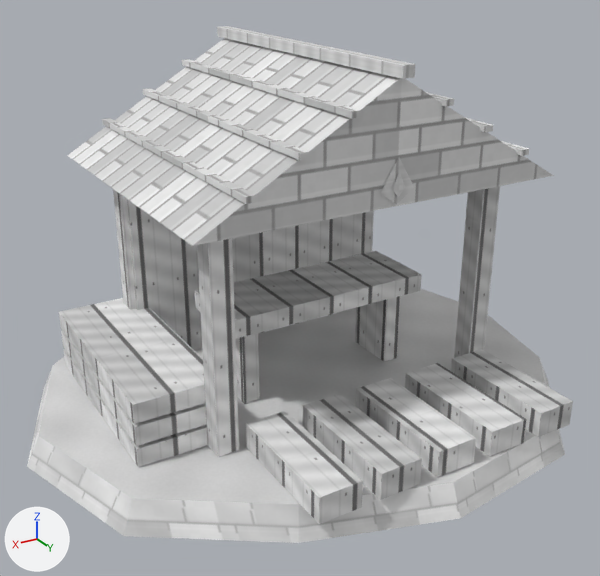
Renders of the OBJ model Unity/Assets/Eldoria/ExperimentalAshenCitadel/Meshes/Ashen_Sawmill.obj from each side of a commit.
Both versions are drawn from a 50 mm camera at (4.84, 8.06, 5.24) aimed at (0.2, 0.33, 1.37). Arrows for +X, +Y and +Z are at lower left; the lights stay in place. The first picture is the older version. Where no turn or scale is listed for an object, it has been applied to the vertices. Vertices at exactly the same position are counted once.

Names of what the first picture shows: 'Ashen_Sawmill'.
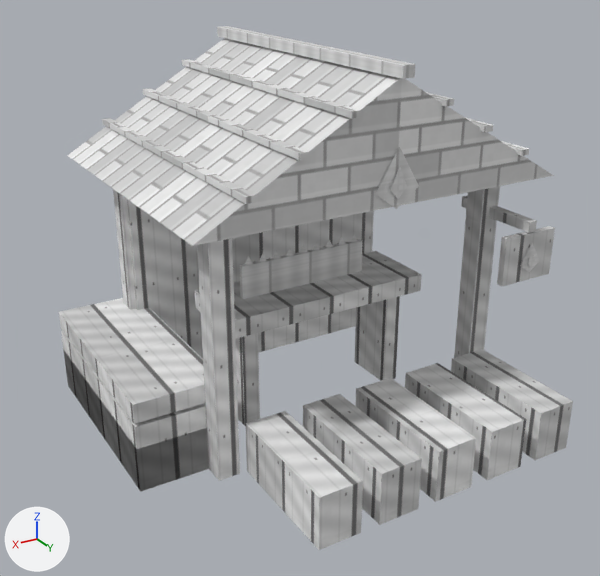
Changed parts and their boxes (x1, y1, x2, y2) in the pictures (600 x 576 px):
'Ashen_Sawmill', reshaped
    before: (27, 26, 573, 543)
    after: (59, 26, 573, 550)
part 1 of me_ashen_sawmill, added
    after: (240, 240, 363, 299)
part 2 of me_ashen_sawmill, added
    after: (461, 196, 537, 233)
part 3 of me_ashen_sawmill, added
    after: (497, 226, 555, 286)
part 4 of me_ashen_sawmill, rebuilt (32% wider, 34% taller)
    before: (381, 158, 414, 204)
    after: (375, 147, 419, 209)
part 5 of me_ashen_sawmill, deleted
    before: (27, 289, 565, 543)
part 6 of me_ashen_sawmill, cut back
    before: (61, 186, 573, 524)
    after: (61, 186, 573, 550)
part 7 of me_ashen_sawmill, added
    after: (520, 243, 540, 272)

The change, as a diff of the scene's bpy script:
```diff
--- a/Unity/Assets/Eldoria/ExperimentalAshenCitadel/Meshes/Ashen_Sawmill.obj.py
+++ b/Unity/Assets/Eldoria/ExperimentalAshenCitadel/Meshes/Ashen_Sawmill.obj.py
@@ mat_iron @@
+mat_iron = principled_material('iron')
+mat_iron.texture = img_ashenmetal_png
+mat_iron.roughness = 0.9
@@ me_ashen_sawmill @@
 # used by ob_ashen_sawmill; location = (0.0, 0.0, 0.0)
 # verts and faces of me_ashen_sawmill; kept vertices keep their numbers, new ones are numbered from 223
-me_ashen_sawmill.from_pydata(...)  # 223 vertices, 168 faces; spans x -3.21..3.48, y -3.0..3.11, z -0.15..4.12
-me_ashen_sawmill.materials.append(mat_basalt)  # picture img_ashenstone_png
+me_ashen_sawmill.from_pydata(...)  # 262 vertices, 190 faces; spans x -2.17..2.6, y -1.92..2.83, z -0.1..4.12
+# me_ashen_sawmill part 1: a new loose piece, a box spanning x -0.725..0.925, y 0.213..0.268, z 1.37..1.77, in mat_iron (picture img_ashenmetal_png)
+# me_ashen_sawmill part 2: a new loose piece, a box spanning x -1.8..-1.7, y 0.9..2.0, z 2.22..2.34, in mat_oak (picture img_ashenwood_png)
+# me_ashen_sawmill part 3: a new loose piece, a box spanning x -2.11..-1.39, y 1.91..1.99, z 1.65..2.2, in mat_wood (picture img_ashenwood_png)
+# me_ashen_sawmill part 4: the loose piece of 4 vertices spanning x -0.2..0.2, y 1.84, z 2.77..3.25 is rebuilt with 4 vertices and now spans x -0.27..0.27, y 1.84, z 2.73..3.35
+# me_ashen_sawmill part 5: the loose piece of 25 vertices spanning x -3.21..3.48, y -3.0..3.11, z -0.15..0.19 is deleted
+# me_ashen_sawmill part 6
+# 8 vertices are removed from x 1.6..2.6, y -1.42..1.12, z 0.2..0.46
+# 10 faces are deleted
+# 40 vertices in x -1.83..1.83, y -1.27..2.83, z 0.2 move by (0.0, 0.0, -0.3)
+# 4 vertices in x -1.75..1.75, y -1.33..-0.98, z 0.18 move by (0.0, 0.0, -0.28)
+# 4 vertices in x -1.1..1.1, y -0.07, z 0.2 move by (0.0, -0.01, -0.3)
+# 16 vertices are added at x -0.65..2.6, y -1.42..1.12, z -0.1..1.77
+# 9 new vertices lie (0.03, 0.05, 0.1) away from vertices in x -0.65..0.79, y 0.19, z 1.77
+# 9 new vertices lie (-0.03, 0.05, -0.1) away from vertices in x -0.62..0.82, y 0.24, z 1.87
+# 6 new vertices lie (0.06, 0.0, -0.1) away from vertices in x -0.62..0.82, y 0.24, z 1.87
+# 27 new faces join them, mat_iron (picture img_ashenmetal_png)
+# 9 new faces join them, mat_oak (picture img_ashenwood_png)
+# me_ashen_sawmill part 7
+verts[263] = (-1.75, 2.02, 2.1)  # pixel (532, 242)
+verts[264] = (-1.6, 2.02, 1.86)  # pixel (520, 265)
+verts[265] = (-1.75, 2.02, 1.75)  # pixel (528, 272)
+verts[266] = (-1.9, 2.02, 1.86)  # pixel (539, 260)
+verts[267] = (-1.75, 2.04, 2.0)  # pixel (532, 252)
+verts[268] = (-1.69, 2.04, 1.88)  # pixel (527, 263)
+verts[269] = (-1.75, 2.04, 1.81)  # pixel (530, 267)
+verts[270] = (-1.81, 2.04, 1.88)  # pixel (535, 261)
+faces += [(263, 264, 265, 266)]  # mat_brass (picture img_ashenmetal_png)
+faces += [(267, 268, 269, 270)]  # mat_banner (picture img_ashencloth_png)
+# other edits to the shape of me_ashen_sawmill do not show in these pictures
 me_ashen_sawmill.materials.append(mat_wood)
@@ me_ashen_sawmill @@
 me_ashen_sawmill.materials.append(mat_banner)
-me_ashen_sawmill.materials.append(mat_moss)  # picture img_ashenmoss_png
+me_ashen_sawmill.materials.append(mat_iron)  # picture img_ashenmetal_png
```
